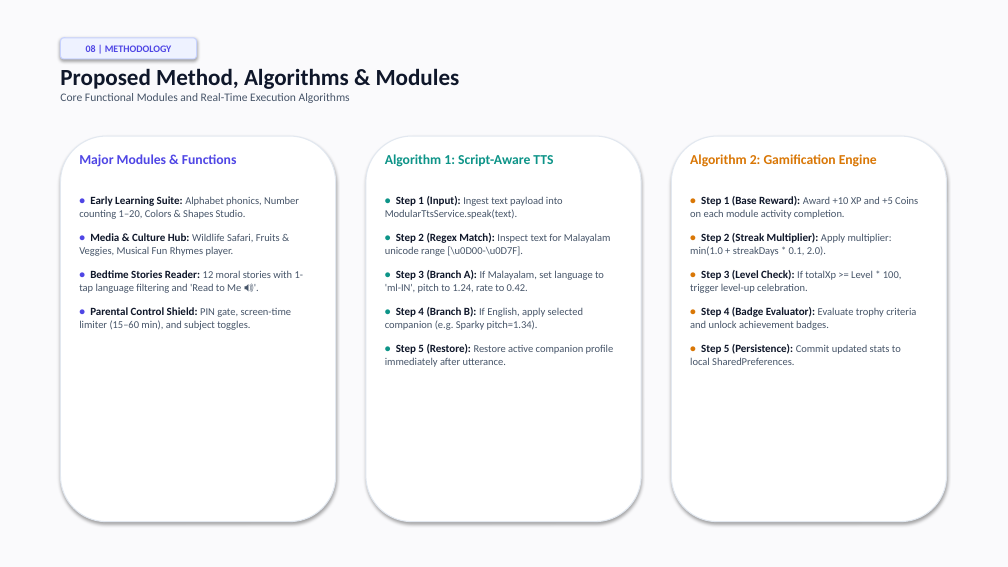
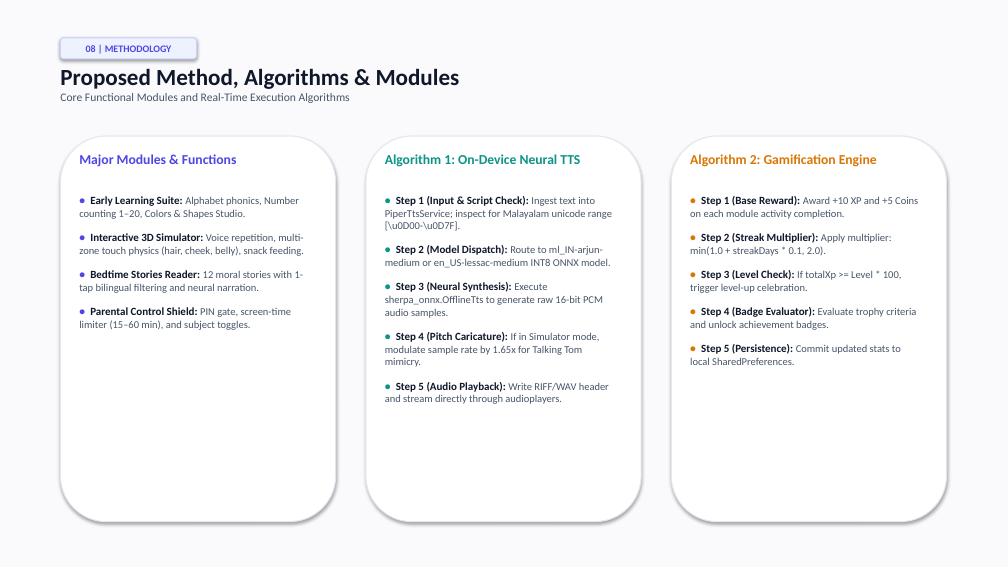
Before and after one commit to srj-nandu/jaroos-educational-app, a slide deck: slide 12 of releases/JAROOS_Minimalist_Presentation.pptx. Drawn at 1008x567 pixels with LibreOffice and Linux fonts; fonts in the diff are those of the drawing. Boxes give left, top, right and bottom in pixels: in the first picture for what was removed or moved away, otherwise in the second. Text is boxed around its words. In the diff, an @@ line names an element or a change of style, - is before the commit and + after.

```diff
--- a/releases/JAROOS_Minimalist_Presentation.pptx
+++ b/releases/JAROOS_Minimalist_Presentation.pptx
@@ text at box(385, 154, 580, 167): text changed @@
-Algorithm 1: Script-Aware TTS
+Algorithm 1: On-Device Neural TTS
@@ text at box(385, 196, 612, 404): text changed @@
-• Step 1 (Input): Ingest text payload into ModularTtsService.speak(text).
-• Step 2 (Regex Match): Inspect text for Malayalam unicode range [\u0D00-\u0D7F].
-• Step 3 (Branch A): If Malayalam, set language to 'ml-IN', pitch to 1.24, rate to 0.42.
-• Step 4 (Branch B): If English, apply selected companion (e.g. Sparky pitch=1.34).
-• Step 5 (Restore): Restore active companion profile immediately after utterance.
+• Step 1 (Input & Script Check): Ingest text into PiperTtsService; inspect for Malayalam unicode range [\u0D00-\u0D7F].
+• Step 2 (Model Dispatch): Route to ml_IN-arjun-medium or en_US-lessac-medium INT8 ONNX model.
+• Step 3 (Neural Synthesis): Execute sherpa_onnx.OfflineTts to generate raw 16-bit PCM audio samples.
+• Step 4 (Pitch Caricature): If in Simulator mode, modulate sample rate by 1.65x for Talking Tom mimicry.
+• Step 5 (Audio Playback): Write RIFF/WAV header and stream directly through audioplayers.
@@ text at box(79, 233, 304, 293): text changed @@
-• Media & Culture Hub: Wildlife Safari, Fruits & Veggies, Musical Fun Rhymes player.
-• Bedtime Stories Reader: 12 moral stories with 1-tap language filtering and 'Read to Me 🔊'.
+• Interactive 3D Simulator: Voice repetition, multi-zone touch physics (hair, cheek, belly), snack feeding.
+• Bedtime Stories Reader: 12 moral stories with 1-tap bilingual filtering and neural narration.
```
Also in this commit, not shown: 7 other slides changed, 5 other files.
